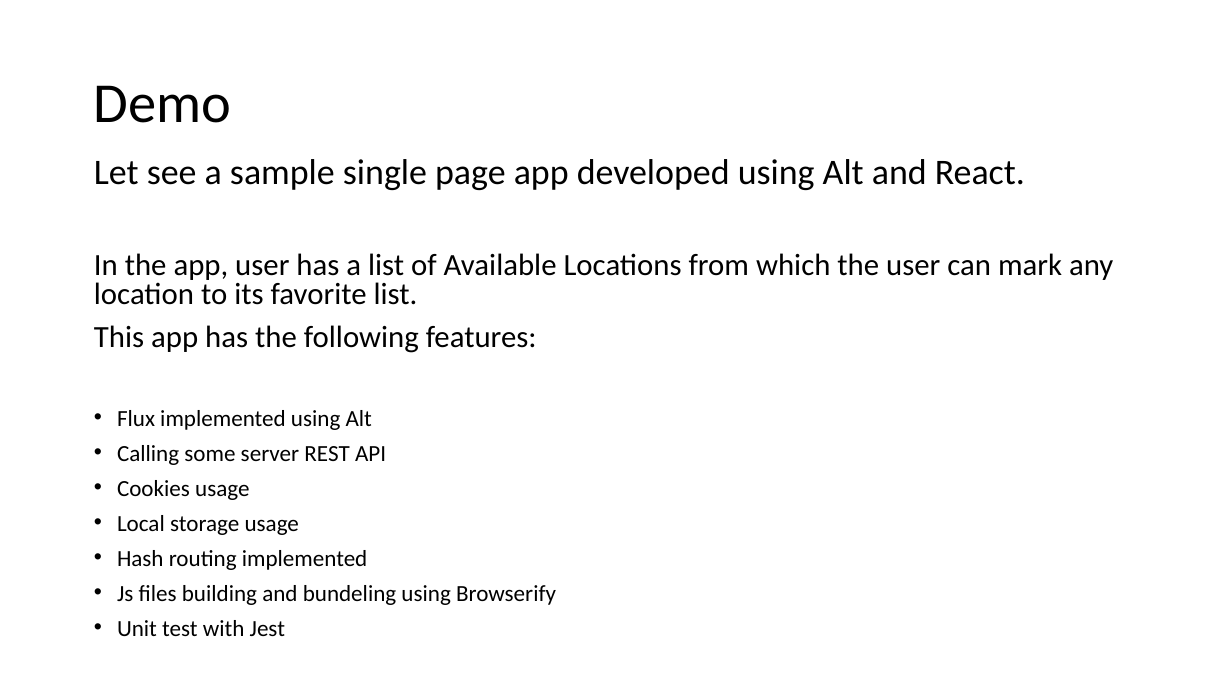
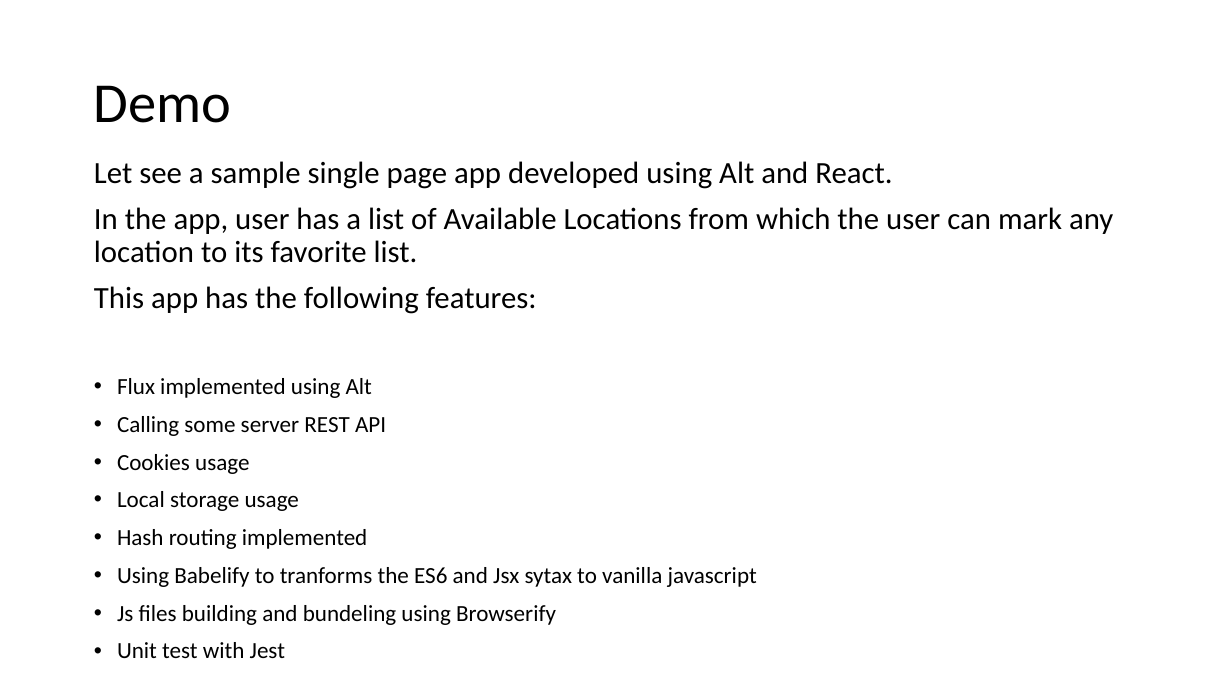
Before and after one commit to awahab29/samplealt, a slide deck: slide 41 of React.pptx (slide 38 before the commit). Drawn at 1232x693 pixels with LibreOffice and Linux fonts; fonts in the diff are those of the drawing. Boxes give left, top, right and bottom in pixels: in the first picture for what was removed or moved away, otherwise in the second. Text is boxed around its words. In the diff, an @@ line names an element or a change of style, - is before the commit and + after.

Commit message:
babel added

```diff
--- a/React.pptx
+++ b/React.pptx
@@ text at bbox=[94, 161, 1113, 658]: size 28 to 24 pt in "Let see a sample single page app ..."; line spacing 0.8 to 0.9 @@
@@ text at bbox=[117, 567, 757, 587]: paragraph added @@
+• Using Babelify to tranforms the ES6 and Jsx sytax to vanilla javascript
```
Also in this commit, not shown: 3 slides added.
